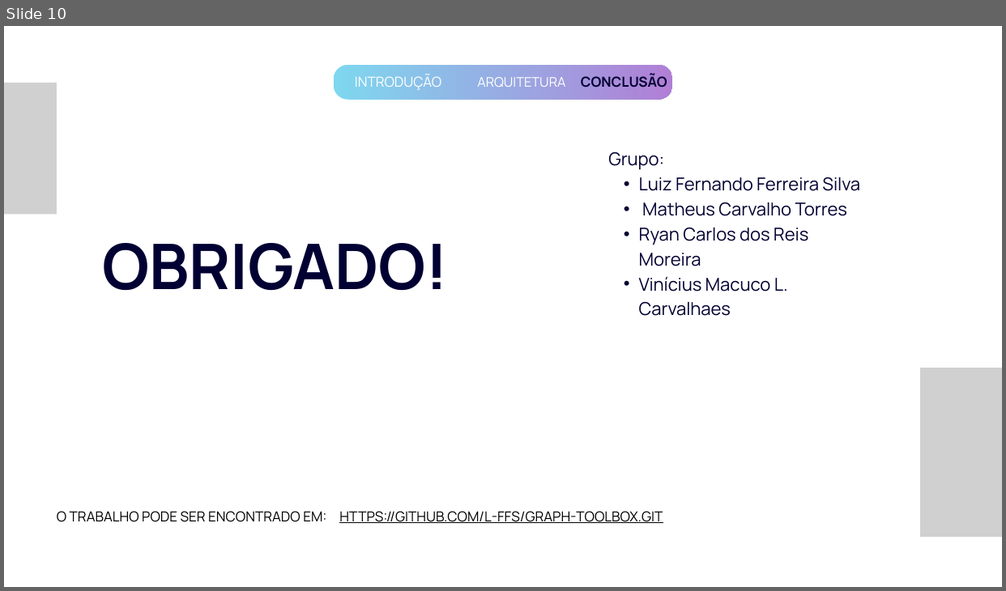
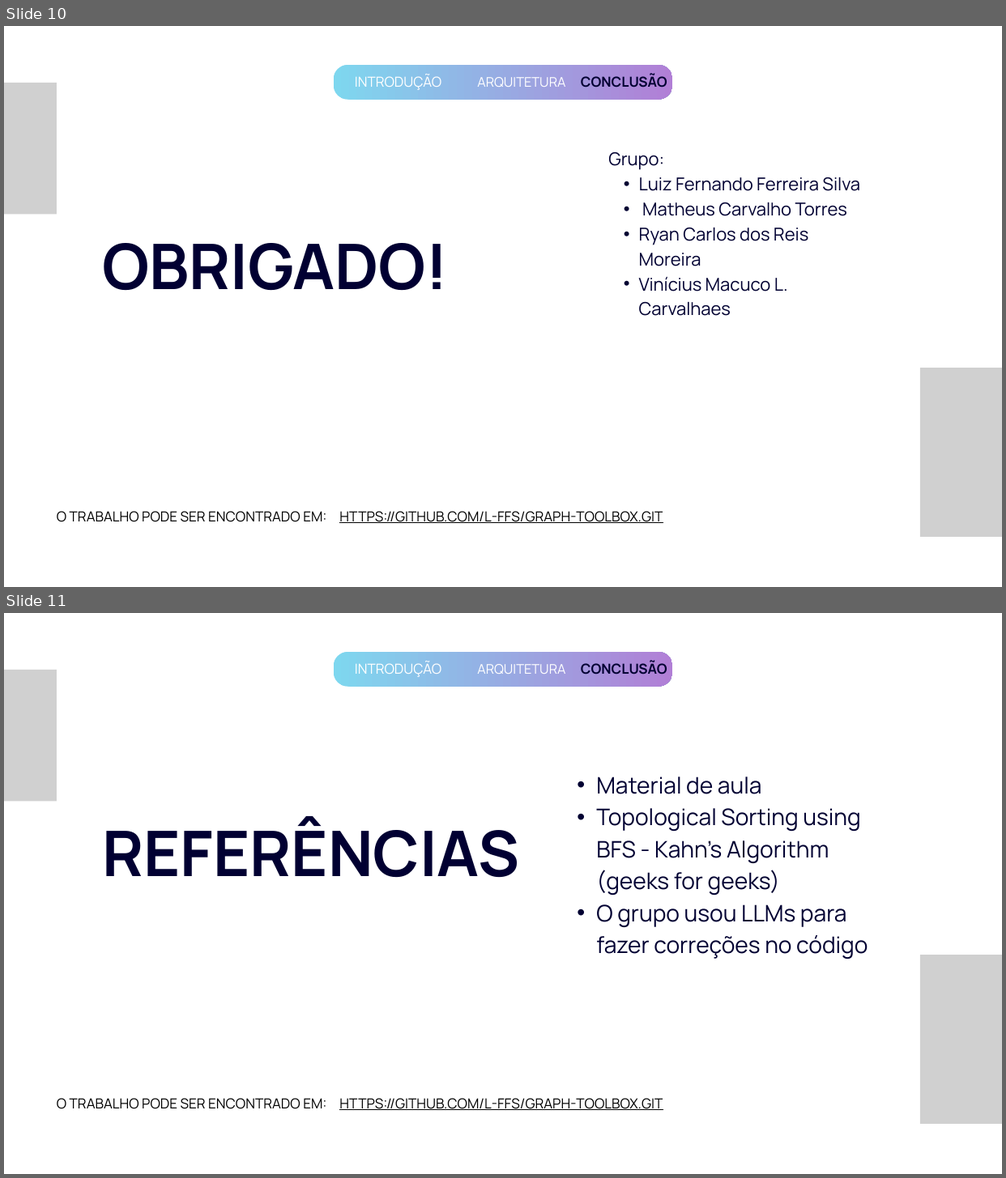
Before and after one commit to L-ffs/graph-toolbox, a slide deck: Trabalho Prático 1 Estruturas de Representação e Algoritmos Básicos.pptx. Shown one above the other, each under a label of ours: slide 10 before the commit, slides 10 and 11 after it. The pictures are 1006x591 and 1006x1178 pixels, drawn with LibreOffice and Linux fonts; fonts in the diff are those of the drawing; grey boxes stand for pictures. Boxes give left, top, right and bottom in pixels: in the first picture for what was removed or moved away, otherwise in the second. Text is boxed around its words. In the diff, an @@ line names an element or a change of style, - is before the commit and + after.

Commit message:
atulização da apresentação com referências

```diff
--- a/Trabalho Prático 1 Estruturas de Representação e Algoritmos Básicos.pptx
+++ b/Trabalho Prático 1 Estruturas de Representação e Algoritmos Básicos.pptx
@@ slide 11 added at box(4, 613, 1002, 1174), background #FFFFFF @@
@@ freeform shape added at box(334, 652, 672, 687), fill gradient #7ED7EF to #B17FD6 @@
@@ picture added at box(4, 670, 57, 801) @@
@@ text added at box(355, 662, 441, 677), 20 pt, text #FFFFFF @@
+INTRODUÇÃO
@@ text added at box(477, 664, 565, 674), 19.2 pt, text #FFFFFF @@
+ARQUITETURA
@@ text added at box(581, 662, 667, 674), 20 pt, text #010032, bold @@
+CONCLUSÃO
@@ text added at box(596, 777, 867, 959), 32.9 pt, text #010032 @@
+  • Material de aula
+  • Topological Sorting using BFS - Kahn's Algorithm (geeks for geeks)
+  • O grupo usou LLMs para fazer correções no código
@@ text added at box(102, 818, 519, 877), 90.8 pt, text #010032, bold @@
+REFERÊNCIAS
@@ picture added at box(920, 955, 1002, 1124) @@
@@ text added at box(57, 1098, 326, 1110), 20 pt, text #000000 @@
+O TRABALHO PODE SER ENCONTRADO EM:
@@ text added at box(339, 1098, 663, 1110), 20 pt, text #000000, underline @@
+HTTPS://GITHUB.COM/L-FFS/GRAPH-TOOLBOX.GIT
```
Also in this commit, not shown: 1 other file.
